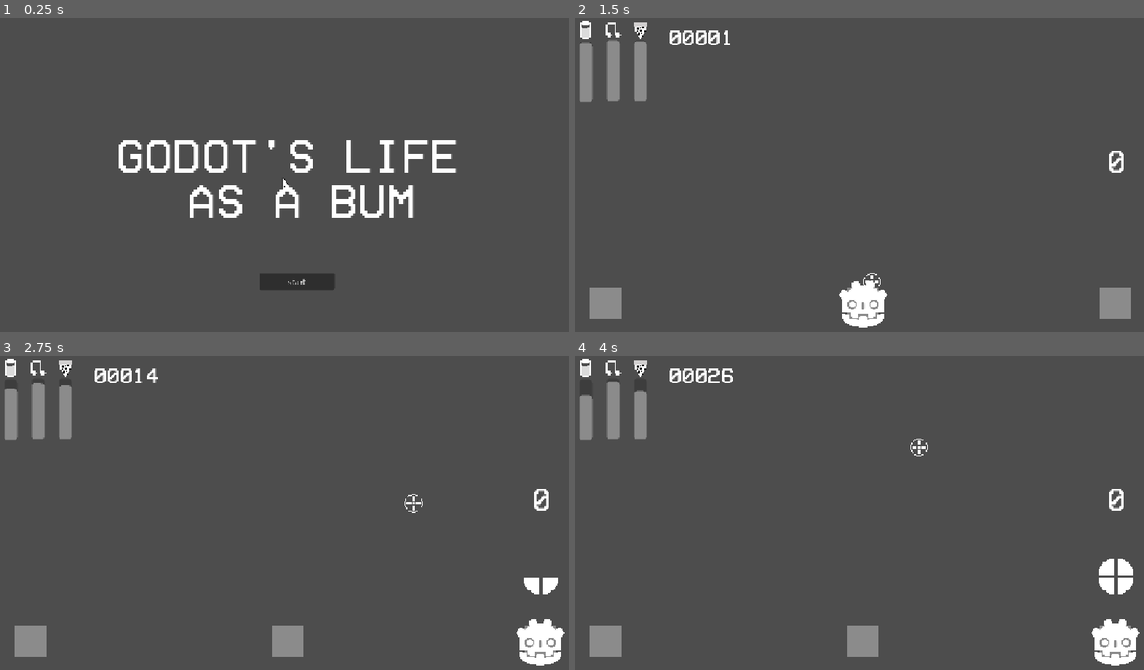
Above: before the commit, frames 1-4 (two rows, left to right).
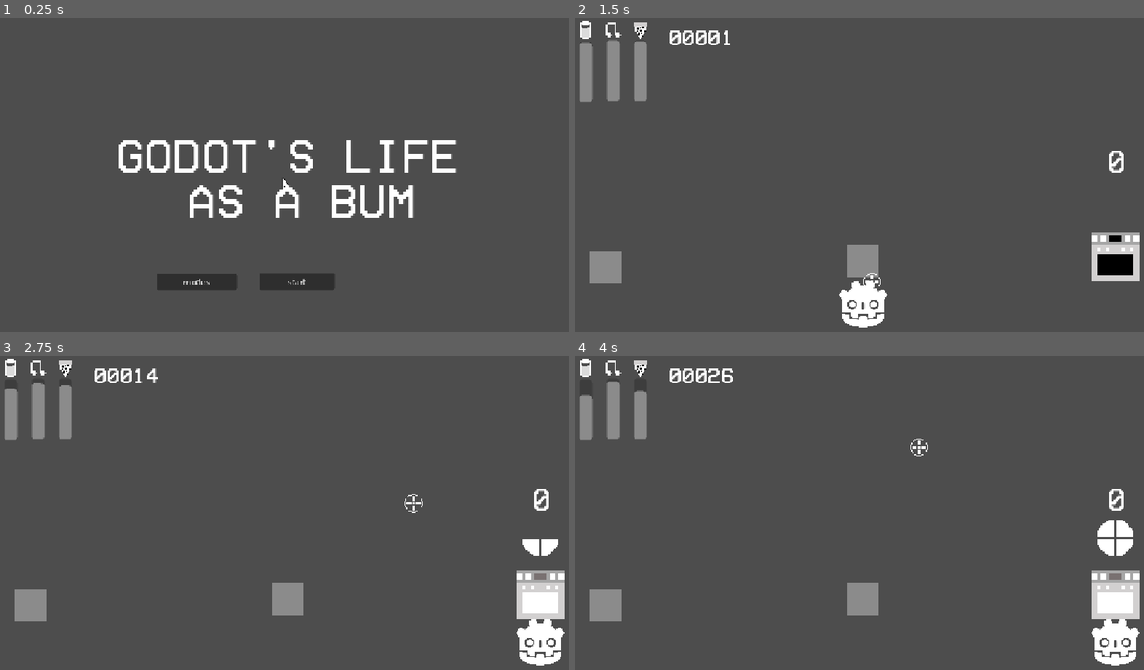
Above: after the commit, the same moments.

Repository: foreachike/game2
Game: Godot game, scene res://scenes/start.tscn
Same seed, same stepped clock (60 frames per second), same inputs: the game is played once before the commit and once after it.
Inputs (mouse positions are in pixels of both pictures, inside the frame that each line leads up to):
- Up to frame 1 (0.25 s): no input
- Up to frame 2 (1.5 s): click (774, 281) at 0.5 s, where only the run after the commit has a clickable "modes"; click "start" at 1.25 s
- Up to frame 3 (2.75 s): tap Enter at 2 s; move the mouse to (415, 503) at 2.02 s; hold Right (ui_right) from 2.03 s (still down); tap Alt at 2.1 s; click (415, 503) at 2.17 s
- Up to frame 4 (4 s): move the mouse to (745, 534) at 2.77 s; release Right (ui_right) at 2.78 s; hold Down (ui_down) 2.78-3.53 s; tap Shift at 2.85 s; click (745, 534) at 2.92 s; tap Space at 3.5 s; move the mouse to (916, 447) at 3.52 s; hold Right (ui_right) from 3.53 s (still down); tap Alt at 3.6 s; click (916, 447) at 3.67 s

The runs differ from the first frame. In frame 1, 0.7% of the frame differs, in the area x 27-42%, y 81-87%; in frame 2, 3.7%; in frame 3, 3.9%; in frame 4, 4.3%, in the area x 2-100%, y 52-96%.

Commit message:
began working on modes, changed some sprites, made a mode menu

Diff:
--- a/project.godot
+++ b/project.godot
@@ -10,7 +10,8 @@
 
 [application]
 
-config/name="gameYouPlay"
+config/name="godotsABum"
+config/version="1.0.0"
 run/main_scene="uid://cog6jybcii07d"
 config/features=PackedStringArray("4.7", "Forward Plus")
 config/icon="res://icon.svg"
--- /dev/null
+++ b/resources/shotgunMode.tres
@@ -0,0 +1,10 @@
+[gd_resource type="Resource" script_class="ModeResource" format=3 uid="uid://dstu3iunhyc5p"]
+
+[ext_resource type="Script" uid="uid://cn2mc0dpifs67" path="res://scripts/modeResource.gd" id="1_rrs0j"]
+
+[resource]
+script = ExtResource("1_rrs0j")
+D_DRAIN = 5.0
+M_DRAIN = 6.0
+F_DRAIN = 4.0
+metadata/_custom_type_script = "uid://cn2mc0dpifs67"
--- a/scenes/main.tscn
+++ b/scenes/main.tscn
@@ -3,6 +3,7 @@
 [ext_resource type="Script" uid="uid://dn4qyxo0ho8jr" path="res://scripts/character.gd" id="1_0wfyh"]
 [ext_resource type="Texture2D" uid="uid://2n5lgreee5xt" path="res://sprites/1.png" id="1_tefeu"]
 [ext_resource type="Texture2D" uid="uid://blspgghd6rqhf" path="res://sprites/2.png" id="2_o6xl0"]
+[ext_resource type="Texture2D" uid="uid://clsaj05llwl5r" path="res://sprites/oven-Sheet.png" id="3_0ld40"]
 [ext_resource type="Texture2D" uid="uid://bdb4qnn3770ae" path="res://sprites/3.png" id="3_tipki"]
 [ext_resource type="Texture2D" uid="uid://c4mykdv2k21l3" path="res://sprites/4.png" id="4_85g3d"]
 [ext_resource type="Script" uid="uid://ftuoqdm8vlvn" path="res://scripts/cookingAnim.gd" id="5_o6xl0"]
@@ -19,7 +20,27 @@
 [ext_resource type="FontFile" uid="uid://bhmnt3s60sjr5" path="res://font/VCR_OSD_MONO_1.001.ttf" id="11_ya4ey"]
 [ext_resource type="AudioStream" uid="uid://dbojstjpj3i34" path="res://sounds/gulp.wav" id="12_muem4"]
 
-[sub_resource type="DrawableTexture2D" id="DrawableTexture2D_tqdvr"]
+[sub_resource type="AtlasTexture" id="AtlasTexture_gqmmt"]
+atlas = ExtResource("3_0ld40")
+region = Rect2(0, 0, 32, 32)
+
+[sub_resource type="AtlasTexture" id="AtlasTexture_yc10j"]
+atlas = ExtResource("3_0ld40")
+region = Rect2(32, 0, 32, 32)
+
+[sub_resource type="SpriteFrames" id="SpriteFrames_pkevg"]
+animations = [{
+"frames": [{
+"duration": 1.0,
+"texture": SubResource("AtlasTexture_gqmmt")
+}, {
+"duration": 1.0,
+"texture": SubResource("AtlasTexture_yc10j")
+}],
+"loop": 1,
+"name": &"default",
+"speed": 5.0
+}]
 
 [sub_resource type="SpriteFrames" id="SpriteFrames_5rdo6"]
 animations = [{
@@ -44,6 +65,8 @@
 "speed": 5.0
 }]
 
+[sub_resource type="DrawableTexture2D" id="DrawableTexture2D_tqdvr"]
+
 [sub_resource type="LabelSettings" id="LabelSettings_5rdo6"]
 font = ExtResource("11_ya4ey")
 font_size = 65
@@ -69,17 +92,19 @@
 [node name="KitchenP" type="Node2D" parent="." unique_id=712499139]
 position = Vector2(1080, 566)
 
-[node name="Kitchen" type="Sprite2D" parent="KitchenP" unique_id=1957918956]
-modulate = Color(0.54509807, 0.54509807, 0.54509807, 1)
-texture = SubResource("DrawableTexture2D_tqdvr")
+[node name="kitchenSprite" type="AnimatedSprite2D" parent="KitchenP" unique_id=233341537]
+position = Vector2(-6.1035156e-05, -92)
+scale = Vector2(6.004, 6.004)
+sprite_frames = SubResource("SpriteFrames_pkevg")
 
 [node name="cookingAnim" type="AnimatedSprite2D" parent="KitchenP" unique_id=790402473]
 texture_filter = 1
 texture_repeat = 1
-position = Vector2(1, -128)
+position = Vector2(0, -205)
 scale = Vector2(2.31, 2.31)
 sprite_frames = SubResource("SpriteFrames_5rdo6")
 animation = &"cook"
+frame = 4
 speed_scale = 0.7
 script = ExtResource("5_o6xl0")
 
@@ -95,6 +120,7 @@
 
 [node name="Music" type="Sprite2D" parent="MusicP" unique_id=758194054]
 modulate = Color(0.5449743, 0.54497427, 0.54497427, 1)
+position = Vector2(0, -83)
 texture = SubResource("DrawableTexture2D_tqdvr")
 
 [node name="musicSounds" type="AudioStreamPlayer2D" parent="MusicP" unique_id=1513941728]
@@ -110,6 +136,7 @@
 
 [node name="Drink" type="Sprite2D" parent="DrinkP" unique_id=1349682230]
 modulate = Color(0.5449743, 0.54497427, 0.54497427, 1)
+position = Vector2(0, -71)
 texture = SubResource("DrawableTexture2D_tqdvr")
 
 [node name="drinkingSounds" type="AudioStreamPlayer2D" parent="DrinkP" unique_id=616569345]
--- /dev/null
+++ b/scenes/modeButtonTemplate.tscn
@@ -0,0 +1,110 @@
+[gd_scene format=3 uid="uid://i1yufapguieh"]
+
+[ext_resource type="Script" uid="uid://c1p4tmm7n07il" path="res://scenes/mode_button_template.gd" id="1_t4hmb"]
+[ext_resource type="FontFile" uid="uid://bhmnt3s60sjr5" path="res://font/VCR_OSD_MONO_1.001.ttf" id="2_okwnf"]
+
+[sub_resource type="PlaceholderTexture2D" id="PlaceholderTexture2D_y6y1p"]
+
+[sub_resource type="LabelSettings" id="LabelSettings_5rdo6"]
+font = ExtResource("2_okwnf")
+font_size = 10
+
+[sub_resource type="LabelSettings" id="LabelSettings_pkevg"]
+font = ExtResource("2_okwnf")
+font_size = 10
+
+[node name="ModeButtonTemplate" type="Control" unique_id=1673866738]
+layout_mode = 3
+anchor_right = 0.13000001
+anchor_bottom = 0.216
+offset_right = 0.23999023
+offset_bottom = 0.03199768
+grow_horizontal = 2
+grow_vertical = 2
+script = ExtResource("1_t4hmb")
+modeName = "supertest"
+info = "this is my info treat me wit hcare"
+
+[node name="Button" type="Button" parent="." unique_id=1461384471]
+layout_mode = 1
+anchors_preset = 15
+anchor_right = 1.0
+anchor_bottom = 1.0
+grow_horizontal = 2
+grow_vertical = 2
+
+[node name="buttonDisplay" type="TextureRect" parent="Button" unique_id=513933929]
+layout_mode = 1
+anchors_preset = -1
+anchor_left = 0.052
+anchor_top = 0.056
+anchor_right = 0.93700004
+anchor_bottom = 0.83300006
+offset_left = 0.007999897
+offset_top = -0.03999996
+offset_right = 0.04799652
+offset_bottom = 0.02999115
+mouse_filter = 2
+texture = SubResource("PlaceholderTexture2D_y6y1p")
+
+[node name="buttonBackground" type="ColorRect" parent="Button/buttonDisplay" unique_id=1865736459]
+z_index = -1
+layout_mode = 1
+anchors_preset = 15
+anchor_right = 1.0
+anchor_bottom = 1.0
+grow_horizontal = 2
+grow_vertical = 2
+mouse_filter = 2
+
+[node name="buttonText" type="Label" parent="Button" unique_id=154350267]
+layout_mode = 1
+anchors_preset = -1
+anchor_left = 0.07300001
+anchor_top = 0.83300006
+anchor_right = 0.92700005
+anchor_bottom = 0.97800004
+offset_left = -0.008000374
+offset_top = 1.0299911
+offset_right = 0.0079956055
+offset_bottom = -0.020004272
+text = "TEST"
+label_settings = SubResource("LabelSettings_5rdo6")
+horizontal_alignment = 1
+vertical_alignment = 1
+
+[node name="infoBg" type="Panel" parent="." unique_id=1185216279]
+visible = false
+z_index = 14
+layout_mode = 1
+anchors_preset = -1
+anchor_left = 1.062
+anchor_top = 0.078
+anchor_right = 2.7500002
+anchor_bottom = 0.88900006
+offset_left = 0.04799652
+offset_top = -0.01999998
+offset_right = -3.0517578e-05
+offset_bottom = -0.010002136
+mouse_filter = 2
+
+[node name="infoText" type="Label" parent="infoBg" unique_id=1210822358]
+layout_mode = 1
+anchors_preset = -1
+anchor_left = 0.014
+anchor_top = 0.042000003
+anchor_right = 0.98600006
+anchor_bottom = 0.97200006
+offset_left = 2.7319999
+offset_top = -0.06600022
+offset_right = -1.7320099
+offset_bottom = -0.9560013
+text = "TEST ACHIEVEMENT PLEASE IGNORE"
+label_settings = SubResource("LabelSettings_pkevg")
+horizontal_alignment = 1
+vertical_alignment = 1
+autowrap_mode = 2
+
+[connection signal="mouse_entered" from="Button" to="." method="_on_button_mouse_entered"]
+[connection signal="mouse_exited" from="Button" to="." method="_on_button_mouse_exited"]
+[connection signal="pressed" from="Button" to="." method="_on_button_pressed"]
--- /dev/null
+++ b/scenes/mode_button_template.gd
@@ -0,0 +1,37 @@
+extends Control
+@onready var button: Button = $Button
+@onready var trect: TextureRect = $Button/buttonDisplay
+@onready var bg: ColorRect = $Button/buttonDisplay/buttonBackground
+@onready var bText: Label = $Button/buttonText
+@onready var infoBg: Panel = $infoBg
+@onready var infoText: Label = $infoBg/infoText
+
+
+@export var modeTexture: Texture
+@export var modeName: String
+@export var Mode: Resource
+@export var info: String
+
+# Called when the node enters the scene tree for the first time.
+func _ready() -> void:
+	trect.texture = modeTexture
+	bText.text = modeName
+	infoText.text = info
+
+# Called every frame. 'delta' is the elapsed time since the previous frame.
+func _process(delta: float) -> void:
+	pass
+
+
+func _on_button_pressed() -> void:
+	if Game.currentMode != Mode:
+		Game.currentMode = Mode
+		print("Mode is now: " + str(Mode))
+
+
+func _on_button_mouse_entered() -> void:
+	infoBg.visible = true
+
+
+func _on_button_mouse_exited() -> void:
+	infoBg.visible = false
--- /dev/null
+++ b/scenes/modes.tscn
@@ -0,0 +1,59 @@
+[gd_scene format=3 uid="uid://t6dm6m84f8vm"]
+
+[ext_resource type="FontFile" uid="uid://bhmnt3s60sjr5" path="res://font/VCR_OSD_MONO_1.001.ttf" id="1_oqqar"]
+[ext_resource type="PackedScene" uid="uid://i1yufapguieh" path="res://scenes/modeButtonTemplate.tscn" id="2_vjw2u"]
+[ext_resource type="Texture2D" uid="uid://qihghcuklfk8" path="res://sprites/shotgunMode.png" id="3_e4ceq"]
+[ext_resource type="Resource" uid="uid://dstu3iunhyc5p" path="res://resources/shotgunMode.tres" id="4_s6pmt"]
+
+[sub_resource type="LabelSettings" id="LabelSettings_5rdo6"]
+font = ExtResource("1_oqqar")
+font_size = 90
+
+[node name="Node2D" type="Node2D" unique_id=750550178]
+
+[node name="CanvasLayer" type="CanvasLayer" parent="." unique_id=386766628]
+
+[node name="Control" type="Control" parent="CanvasLayer" unique_id=240699616]
+layout_mode = 3
+anchors_preset = 15
+anchor_right = 1.0
+anchor_bottom = 1.0
+grow_horizontal = 2
+grow_vertical = 2
+
+[node name="Label" type="Label" parent="CanvasLayer/Control" unique_id=853109183]
+layout_mode = 1
+anchors_preset = 5
+anchor_left = 0.5
+anchor_right = 0.5
+offset_left = -448.0
+offset_right = 448.0
+offset_bottom = 120.0
+grow_horizontal = 2
+text = "TEST MODES SCREEN"
+label_settings = SubResource("LabelSettings_5rdo6")
+horizontal_alignment = 1
+
+[node name="shotgunButton" parent="CanvasLayer" unique_id=1673866738 instance=ExtResource("2_vjw2u")]
+anchor_left = 0.045
+anchor_top = 0.16700001
+anchor_right = 0.178
+anchor_bottom = 0.38700002
+offset_left = 0.15999603
+offset_top = -0.21600342
+offset_right = -3.0559998
+offset_bottom = -2.7760162
+modeTexture = ExtResource("3_e4ceq")
+modeName = "SHOTGUN"
+Mode = ExtResource("4_s6pmt")
+info = "GODOT HAS A SHOTGUN FROM HIS HUNTING DAYS. USE IT TO CATCH DUCKS. YOU CAN ONLY COOK WHEN YOU HAVE A DUCK TO COOK, BUT DUCKS ARE BIG AND GIVE MUCH MORE FOOD."
+
+[node name="ModeButtonTemplate" parent="CanvasLayer" unique_id=615971314 instance=ExtResource("2_vjw2u")]
+anchor_left = 0.23
+anchor_top = 0.16700001
+anchor_right = 0.36
+anchor_bottom = 0.38300002
+offset_left = 0.040008545
+offset_top = -0.21600342
+offset_right = 0.4239807
+offset_bottom = -0.28800964
--- a/scenes/start.tscn
+++ b/scenes/start.tscn
@@ -44,6 +44,13 @@
 horizontal_alignment = 1
 metadata/_edit_use_anchors_ = true
 
+[node name="Button2" type="Button" parent="CanvasLayer" unique_id=1449764205]
+offset_left = 321.0
+offset_top = 507.0
+offset_right = 479.0
+offset_bottom = 539.0
+text = "modes"
+
 [node name="mainMusic" type="AudioStreamPlayer2D" parent="." unique_id=208195703]
 stream = ExtResource("5_y16t7")
 
--- a/scripts/cookingAnim.gd
+++ b/scripts/cookingAnim.gd
@@ -4,9 +4,11 @@
 @onready var pizzaCountLabel: Label = $"../../CanvasLayer/pizzaCounter"
 @onready var cooking_sounds: AudioStreamPlayer2D = $"../cookingSounds"
 @onready var bip: AudioStreamPlayer2D = $"../bip"
+@onready var kitchenSprite: AnimatedSprite2D = $"../kitchenSprite"
 
 # Called when the node enters the scene tree for the first time.
 func _ready() -> void:
+	kitchenSprite.frame = 0
 	frame = 0
 	char.moved.connect(_on_moved)
 	animation_looped.connect(_on_animation_looped)
@@ -31,8 +33,10 @@
 
 func _on_moved() -> void:
 	if char.pos == 1 and char.pizzas < 5:
+		kitchenSprite.frame = 1
 		play()
 	else:
+		kitchenSprite.frame = 0
 		pause()
 
 
--- a/scripts/crosshair.gd
+++ b/scripts/crosshair.gd
@@ -4,6 +4,7 @@
 const START = preload("uid://cog6jybcii07d")
 const MAIN = preload("uid://dbu4bctvgkyiq")
 const GAMEOVER = preload("uid://dlhexnk2qnsyg")
+const MODES = preload("uid://t6dm6m84f8vm")
 
 const CROSSHAIR = preload("uid://bw0cy0qfkc0ai")
 const CURSOR = preload("uid://ckpcbh6uqxug0")
@@ -21,7 +22,7 @@
 
 	var current := get_tree().current_scene
 	if current:
-		if current.scene_file_path in [START.resource_path, GAMEOVER.resource_path]:
+		if current.scene_file_path in [MAIN.resource_path]:
+			texture = CROSSHAIR
+		else:
 			texture = CURSOR
-		else:
-			texture = CROSSHAIR
--- a/scripts/game.gd
+++ b/scripts/game.gd
@@ -1,9 +1,9 @@
 extends Node
 
 const SAVE_PATH := "user://save.cfg"
-
 var score := 0
 var high_score := 0
+var currentMode: Resource
 
 func _ready() -> void:
 	var cfg := ConfigFile.new()
--- /dev/null
+++ b/scripts/mode.gd
@@ -0,0 +1,11 @@
+extends Node
+
+
+# Called when the node enters the scene tree for the first time.
+func _ready() -> void:
+	pass # Replace with function body.
+
+
+# Called every frame. 'delta' is the elapsed time since the previous frame.
+func _process(delta: float) -> void:
+	pass
--- /dev/null
+++ b/scripts/modeResource.gd
@@ -0,0 +1,6 @@
+class_name ModeResource extends Resource
+
+@export var D_DRAIN: float
+@export var M_DRAIN: float
+@export var F_DRAIN: float
+@export var COOKTIME: float
Not shown, changed: export_presets.cfg
Not shown, added: scenes/mode_button_template.gd.uid
Not shown, added: scripts/mode.gd.uid
Not shown, added: scripts/modeResource.gd.uid
Binary file added: sprites/oven-Sheet.png
Not shown, added: sprites/oven-Sheet.png.import
Binary file added: sprites/shotgunMode.png
Not shown, added: sprites/shotgunMode.png.import
